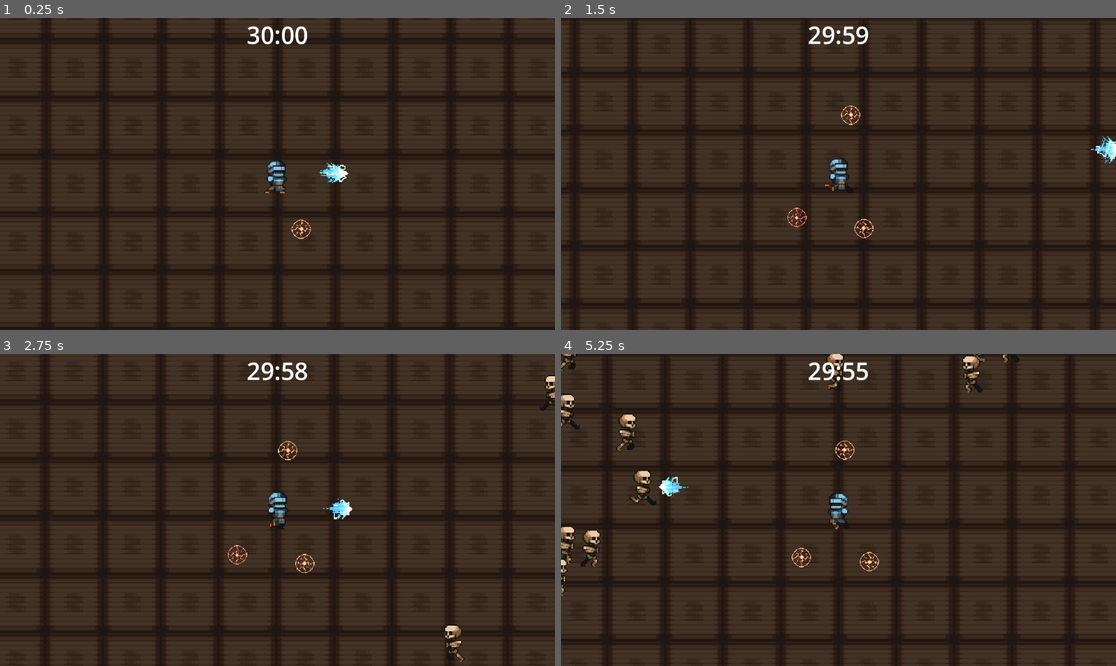
Above: before the commit, frames 1-4 (two rows, left to right).
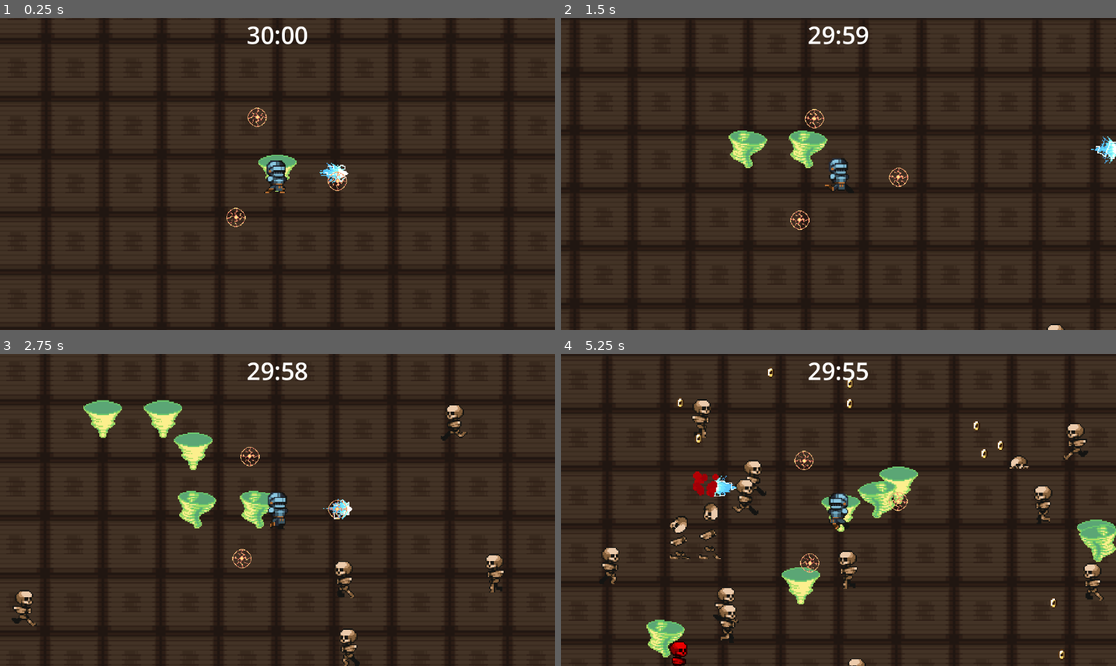
Above: after the commit, the same moments.

Repository: ethanreleford/Smashernization
Game: Godot game, scene res://scenes/world.tscn
Two runs of this game, one before a commit and one after it. Both use one fixed random seed, a clock stepped at 60 frames per second and the inputs below.
Inputs:
- Up to frame 1 (0.25 s): no input
- Up to frame 2 (1.5 s): hold D (Move Right) 0.53-1.28 s; hold S (Move Down) from 1.28 s (still down)
- Up to frame 3 (2.75 s): release S (Move Down) at 2.03 s; hold D (Move Right) from 2.03 s (still down)
- Up to frame 4 (5.25 s): release D (Move Right) at 2.78 s; hold W (Move Up) 2.78-3.53 s; hold A (Move Left) 3.53-5.03 s; hold S (Move Down) from 5.03 s (still down)

The runs differ from the first frame. In frame 1, 0.5% of the frame differs, in the area x 40-63%, y 28-71%; in frame 2, 1.5%; in frame 3, 4.4%; in frame 4, 8.8%, in the area x 0-100%, y 0-100%.

Commit message:
Day 6
Good work added new tornado ability
Made enemy function global specifically the damage and dying system. Also fixed file management. Fixed the aura spawning issue now they spawn all at the same time

Diff:
--- a/TimerUI.tscn
+++ b/UI/TimerUI.tscn
@@ -1,6 +1,6 @@
 [gd_scene load_steps=2 format=3 uid="uid://bwnxtjaqqqkvi"]
 
-[ext_resource type="Script" path="res://timer_ui.gd" id="1_tylqj"]
+[ext_resource type="Script" path="res://UI/timer_ui.gd" id="1_tylqj"]
 
 [node name="canvas" type="CanvasLayer"]
 script = ExtResource("1_tylqj")
--- /dev/null
+++ b/autoload scripts/global.gd
@@ -0,0 +1,43 @@
+extends Node
+
+var coin: PackedScene = preload("res://scenes/items/xp.tscn")
+
+func _ready():
+	pass
+
+func takeDamage(enemy: CharacterBody2D, damage: int):
+	enemy.health -= damage
+	#print(enemy.health)
+	# Check if the enemy is dead
+	if enemy.health <= 0:
+		enemy.get_node("Model").modulate = Color.RED
+		await get_tree().create_timer(0.05).timeout
+		enemy.get_node("Model").modulate = Color.WHITE
+		death(enemy)
+	else:
+		enemy.get_node("Model").modulate = Color.RED
+		await get_tree().create_timer(0.05).timeout
+		enemy.get_node("Model").modulate = Color.WHITE
+
+func death(enemy: CharacterBody2D):
+	enemy.is_dead = true
+	enemy.get_node("Area2D/ProjectileCollision").call_deferred("set_disabled", true)
+	enemy.get_node("PlayerCollision").call_deferred("set_disabled", true)
+	enemy.get_node("Model").play("death")
+	await get_tree().create_timer(0.7).timeout
+
+	if enemy != null:
+		# Store the position before the enemy is freed
+		var enemy_position = enemy.global_position
+		#print(enemy_position)
+		# Drop the coin before freeing the enemy
+		drop_coin(enemy_position)  # Pass the position, not the enemy itself
+		enemy.queue_free()
+	else:
+		print("null")
+
+func drop_coin(position: Vector2):
+	var coin_instance = coin.instantiate()
+	coin_instance.global_position = position  # Use the stored position
+	coin_instance.global_position.y += 15
+	get_tree().root.add_child(coin_instance)
--- /dev/null
+++ b/autoload scripts/global.tscn
@@ -0,0 +1,6 @@
+[gd_scene load_steps=2 format=3 uid="uid://72c2mxpiinye"]
+
+[ext_resource type="Script" path="res://autoload scripts/global.gd" id="1_c52oe"]
+
+[node name="global" type="Node2D"]
+script = ExtResource("1_c52oe")
--- a/fire_aura_instance.tscn
+++ /dev/null
@@ -1,11 +0,0 @@
-[gd_scene load_steps=3 format=3 uid="uid://dip0p1pdgn85s"]
-
-[ext_resource type="Script" path="res://fire_aura_instance.gd" id="1_x2cpg"]
-
-[sub_resource type="RectangleShape2D" id="RectangleShape2D_16n81"]
-
-[node name="FireAuraInstance" type="Node2D"]
-script = ExtResource("1_x2cpg")
-
-[node name="CollisionShape2D" type="CollisionShape2D" parent="."]
-shape = SubResource("RectangleShape2D_16n81")
--- a/knight.gd
+++ /dev/null
@@ -1,14 +0,0 @@
-extends Node2D
-
-
-var speed = 100
-var health = 100
-
-
-func _ready():
-	pass
-
-
-# Called every frame. 'delta' is the elapsed time since the previous frame.
-func _process(delta):
-	pass
--- a/knight.tscn
+++ b/knight.tscn
@@ -1,7 +1,23 @@
-[gd_scene load_steps=10 format=3 uid="uid://ccwbjqmbj6hac"]
+[gd_scene load_steps=10 format=3 uid="uid://uouwsam4wq5h"]
 
-[ext_resource type="Script" path="res://knight.gd" id="1_w26wc"]
 [ext_resource type="Texture2D" uid="uid://3oos708m1i67" path="res://assets/Pixel Crawler - FREE - 1.8/Heroes/Knight/Run/Run-Sheet.png" id="2_yfrkk"]
+
+[sub_resource type="GDScript" id="GDScript_wmv4y"]
+script/source = "xtends Node2D
+
+
+var speed = 100
+var health = 100
+
+
+func _ready():
+	pass
+
+
+# Called every frame. 'delta' is the elapsed time since the previous frame.
+func _process(delta):
+	pass
+"
 
 [sub_resource type="AtlasTexture" id="AtlasTexture_7f4ed"]
 atlas = ExtResource("2_yfrkk")
@@ -54,7 +70,7 @@
 }]
 
 [node name="Knight" type="CharacterBody2D"]
-script = ExtResource("1_w26wc")
+script = SubResource("GDScript_wmv4y")
 
 [node name="AnimatedSprite2D" type="AnimatedSprite2D" parent="."]
 sprite_frames = SubResource("SpriteFrames_yoea1")
--- a/project.godot
+++ b/project.godot
@@ -14,6 +14,10 @@
 run/main_scene="res://scenes/world.tscn"
 config/features=PackedStringArray("4.3", "Forward Plus")
 config/icon="res://icon.svg"
+
+[autoload]
+
+Global="*res://autoload scripts/global.gd"
 
 [input]
 
--- a/scenes/Enemies/skeleton_enemy.gd
+++ b/scenes/Enemies/skeleton_enemy.gd
@@ -1,23 +1,22 @@
 extends CharacterBody2D
-
 
 var coin: PackedScene = preload("res://scenes/items/xp.tscn")
 
-var speed : int = 10
+var speed : int = 50
 var health : int = 150
 var is_dead: bool = false
-
+@onready var model = $Model
 
 @onready var player = get_parent().get_parent().get_node("Player")
 
 
 func _ready():
-	$AnimatedSprite2D.play("run")
+
+	model.play("run")
 
 func _physics_process(delta):
 	if is_dead == false:
 		follow_Player(delta)
-
 
 
 func follow_Player(delta):
@@ -25,34 +24,6 @@
 	position +=  playerPosition * delta * speed
 	move_and_collide(Vector2.ZERO + (velocity*speed))
 	if playerPosition.x < 0 :
-		$AnimatedSprite2D.flip_h = true
+		model.flip_h = true
 	else:
-		$AnimatedSprite2D.flip_h = false
-
-func takeDamage(damage: int):
-	health -= damage
-	if health <= 0:
-		$AnimatedSprite2D.modulate = Color.RED
-		await get_tree().create_timer(0.05).timeout
-		$AnimatedSprite2D.modulate = Color.WHITE
-		death()
-	else:
-		$AnimatedSprite2D.modulate = Color.RED
-		await get_tree().create_timer(0.05).timeout
-		$AnimatedSprite2D.modulate = Color.WHITE
-
-
-func death():
-	is_dead = true
-	$Area2D/ProjectileCollision.call_deferred("set_disabled", true)
-	$PlayerCollision.call_deferred("set_disabled", true)
-	$AnimatedSprite2D.play("death")
-	await get_tree().create_timer(0.7).timeout
-	dropCoin()
-	queue_free()
-
-func dropCoin():
-	var coin_instance = coin.instantiate()
-	coin_instance.global_position = global_position
-	coin_instance.global_position.y += 15
-	get_tree().root.add_child(coin_instance)
+		model.flip_h = false
--- a/scenes/Enemies/skeleton_enemy.tscn
+++ b/scenes/Enemies/skeleton_enemy.tscn
@@ -125,7 +125,7 @@
 [node name="SkeletonEnemy" type="CharacterBody2D" groups=["Enemy"]]
 script = ExtResource("1_jady7")
 
-[node name="AnimatedSprite2D" type="AnimatedSprite2D" parent="."]
+[node name="Model" type="AnimatedSprite2D" parent="."]
 texture_filter = 1
 sprite_frames = SubResource("SpriteFrames_prq7c")
 animation = &"death"
--- a/scenes/Enemies/spawn_enemies.tscn
+++ b/scenes/Enemies/spawn_enemies.tscn
@@ -1,6 +1,6 @@
 [gd_scene load_steps=2 format=3 uid="uid://o2bk25d4bwbp"]
 
-[ext_resource type="Script" path="res://spawn_enemies.gd" id="1_jtrbp"]
+[ext_resource type="Script" path="res://scripts/spawn_enemies.gd" id="1_jtrbp"]
 
 [node name="SpawnEnemies" type="Node2D"]
 script = ExtResource("1_jtrbp")
--- /dev/null
+++ b/scenes/abilites/fire_aura_instance.tscn
@@ -0,0 +1,6 @@
+[gd_scene load_steps=2 format=3 uid="uid://dip0p1pdgn85s"]
+
+[ext_resource type="Script" path="res://scripts/abilites/fire_aura_instance.gd" id="1_x2cpg"]
+
+[node name="FireAuraInstance" type="Node2D"]
+script = ExtResource("1_x2cpg")
--- a/fire_aura_node.tscn
+++ b/scenes/abilites/fire_aura_node.tscn
@@ -1,6 +1,6 @@
 [gd_scene load_steps=9 format=3 uid="uid://r8mtowl1uduk"]
 
-[ext_resource type="Script" path="res://fire_aura_node.gd" id="1_cjekb"]
+[ext_resource type="Script" path="res://scripts/abilites/fire_aura_node.gd" id="1_cjekb"]
 [ext_resource type="Texture2D" uid="uid://cabr83d0bhfu2" path="res://assets/Fire Assets/Free  Effect Bullet Impact Explosion 32x32 V1/Red Effect Bullet Impact Explosion 32x32.png" id="2_fm8w5"]
 
 [sub_resource type="AtlasTexture" id="AtlasTexture_h1w6r"]
--- a/scenes/abilites/knife_throw_node.tscn
+++ b/scenes/abilites/knife_throw_node.tscn
@@ -259,11 +259,6 @@
 sprite_frames = SubResource("SpriteFrames_dmiyw")
 frame_progress = 0.190184
 
-[node name="Sprite2D" type="Sprite2D" parent="."]
-visible = false
-texture_filter = 1
-region_enabled = true
-
 [node name="AnimatedSprite2D2" type="AnimatedSprite2D" parent="."]
 visible = false
 texture_filter = 1
--- /dev/null
+++ b/scenes/abilites/tornado_instance.tscn
@@ -0,0 +1,6 @@
+[gd_scene load_steps=2 format=3 uid="uid://cf636ao4e8ia8"]
+
+[ext_resource type="Script" path="res://scripts/abilites/tornado_instance.gd" id="1_f0gdy"]
+
+[node name="TornadoInstance" type="Node2D"]
+script = ExtResource("1_f0gdy")
--- /dev/null
+++ b/scenes/abilites/tornado_node.tscn
@@ -0,0 +1,65 @@
+[gd_scene load_steps=9 format=3 uid="uid://dgs41oj0dhr0p"]
+
+[ext_resource type="Script" path="res://scripts/abilites/tornado_node.gd" id="1_bsxk0"]
+[ext_resource type="Texture2D" uid="uid://na8ap4e1astm" path="res://assets/Fire Assets/Free  Effect Bullet Impact Explosion 32x32 V1/Green Effect Bullet Impact Explosion 32x32.png" id="2_iuom3"]
+
+[sub_resource type="AtlasTexture" id="AtlasTexture_xfuwt"]
+atlas = ExtResource("2_iuom3")
+region = Rect2(192, 0, 32, 32)
+
+[sub_resource type="AtlasTexture" id="AtlasTexture_gre6u"]
+atlas = ExtResource("2_iuom3")
+region = Rect2(224, 0, 32, 32)
+
+[sub_resource type="AtlasTexture" id="AtlasTexture_1c54v"]
+atlas = ExtResource("2_iuom3")
+region = Rect2(256, 0, 32, 32)
+
+[sub_resource type="AtlasTexture" id="AtlasTexture_v7oh4"]
+atlas = ExtResource("2_iuom3")
+region = Rect2(288, 0, 32, 32)
+
+[sub_resource type="SpriteFrames" id="SpriteFrames_d1wbi"]
+animations = [{
+"frames": [{
+"duration": 1.0,
+"texture": SubResource("AtlasTexture_xfuwt")
+}, {
+"duration": 1.0,
+"texture": SubResource("AtlasTexture_gre6u")
+}, {
+"duration": 1.0,
+"texture": SubResource("AtlasTexture_1c54v")
+}, {
+"duration": 1.0,
+"texture": SubResource("AtlasTexture_v7oh4")
+}],
+"loop": true,
+"name": &"default",
+"speed": 15.0
+}]
+
+[sub_resource type="CircleShape2D" id="CircleShape2D_mlfvm"]
+radius = 65.0
+
+[node name="TornadoNode" type="RigidBody2D"]
+script = ExtResource("1_bsxk0")
+
+[node name="AnimatedSprite2D" type="AnimatedSprite2D" parent="."]
+texture_filter = 1
+sprite_frames = SubResource("SpriteFrames_d1wbi")
+frame_progress = 0.149809
+
+[node name="Area2D" type="Area2D" parent="."]
+
+[node name="CollisionPolygon2D" type="CollisionPolygon2D" parent="Area2D"]
+scale = Vector2(-1.5669, 1.61551)
+polygon = PackedVector2Array(5.74381, -8.04699, -5.74381, -8.04699, -7.65842, -6.18999, -7.02022, -3.71399, 0, 6.80899, 7.02022, -3.71399, 7.65842, -6.18999)
+
+[node name="SearchArea2D" type="Area2D" parent="."]
+
+[node name="searchCollision" type="CollisionShape2D" parent="SearchArea2D"]
+shape = SubResource("CircleShape2D_mlfvm")
+
+[connection signal="area_entered" from="Area2D" to="." method="_on_area_2d_area_entered"]
+[connection signal="area_entered" from="SearchArea2D" to="." method="_on_search_area_2d_area_entered"]
--- a/scenes/player.tscn
+++ b/scenes/player.tscn
@@ -6,7 +6,8 @@
 [ext_resource type="Texture2D" uid="uid://bgrrn4dvplbod" path="res://assets/Pixel Crawler - FREE - 1.8/Heroes/Knight/Idle/Idle-Sheet.png" id="2_u0b20"]
 [ext_resource type="Texture2D" uid="uid://32pkb7n7cswr" path="res://assets/Pixel Crawler - FREE - 1.8/Heroes/Knight/Death/Death-Sheet.png" id="2_upwot"]
 [ext_resource type="PackedScene" uid="uid://ck0u6oa0nlmy1" path="res://scenes/abilites/knife_throw_instance.tscn" id="5_jxyjw"]
-[ext_resource type="PackedScene" uid="uid://dip0p1pdgn85s" path="res://fire_aura_instance.tscn" id="7_e3v36"]
+[ext_resource type="PackedScene" uid="uid://dip0p1pdgn85s" path="res://scenes/abilites/fire_aura_instance.tscn" id="7_e3v36"]
+[ext_resource type="PackedScene" uid="uid://cf636ao4e8ia8" path="res://scenes/abilites/tornado_instance.tscn" id="8_tbe0x"]
 
 [sub_resource type="CircleShape2D" id="CircleShape2D_as6e5"]
 
@@ -203,6 +204,9 @@
 
 [node name="KnifeThrowInstance" parent="." instance=ExtResource("5_jxyjw")]
 
+[node name="TornadoInstance" parent="." instance=ExtResource("8_tbe0x")]
+
 [connection signal="face" from="." to="FireAuraInstance" method="_on_player_face"]
 [connection signal="face" from="." to="KnifeThrowInstance" method="_on_player_face"]
+[connection signal="face" from="." to="TornadoInstance" method="_on_player_face"]
 [connection signal="body_entered" from="XP_Range" to="XP_Range" method="_on_body_entered"]
--- a/scenes/world.tscn
+++ b/scenes/world.tscn
@@ -6,7 +6,7 @@
 [ext_resource type="Texture2D" uid="uid://dbt0ee2tvvooo" path="res://assets/Pixel Crawler - FREE - 1.8/Environment/Green Woods/Assets/Tiles.png" id="4_wsvtk"]
 [ext_resource type="Texture2D" uid="uid://b3hdu8pq2sqhe" path="res://assets/Pixel Crawler - FREE - 1.8/Environment/Green Woods/Assets/Trees.png" id="5_jvhvv"]
 [ext_resource type="PackedScene" uid="uid://ey8jlvdhbjl7" path="res://scenes/player.tscn" id="6_gojx8"]
-[ext_resource type="PackedScene" uid="uid://bwnxtjaqqqkvi" path="res://TimerUI.tscn" id="8_a7oka"]
+[ext_resource type="PackedScene" uid="uid://bwnxtjaqqqkvi" path="res://UI/TimerUI.tscn" id="8_a7oka"]
 [ext_resource type="PackedScene" uid="uid://o2bk25d4bwbp" path="res://scenes/Enemies/spawn_enemies.tscn" id="8_f6c4c"]
 
 [sub_resource type="TileSetAtlasSource" id="TileSetAtlasSource_phtt7"]
--- a/fire_aura_instance.gd
+++ b/scripts/abilites/fire_aura_instance.gd
@@ -1,6 +1,6 @@
 extends Node2D
 
-var aura :  PackedScene = preload("res://fire_aura_node.tscn")
+var aura :  PackedScene = preload("res://scenes/abilites/fire_aura_node.tscn")
 var playerInfo : CharacterBody2D
 var canSpawn : bool = true
 
@@ -11,28 +11,34 @@
 func _process(delta: float) -> void:
 	spawnAura()
 
+
+#playerInfo.global_position
 func spawnAura():
 	if canSpawn:
 		print("spawned")
 		canSpawn = false
 		var aura_instance = aura.instantiate()
-		aura_instance.global_position = playerInfo.global_position
+		aura_instance.global_position = global_position
+		aura_instance.angle = 0
 		add_child(aura_instance)
 		aura_instance.despawn()
-		await get_tree().create_timer(0.5).timeout
+
 		var aura_instance1 = aura.instantiate()
-		aura_instance1.global_position = playerInfo.global_position
+		aura_instance1.global_position = global_position
+		aura_instance1.angle = 90.0
 		add_child(aura_instance1)
 		aura_instance1.despawn()
-		await get_tree().create_timer(0.5).timeout
+
 		var aura_instance2 = aura.instantiate()
-		aura_instance2.global_position = playerInfo.global_position
+		aura_instance2.global_position = global_position
+		aura_instance2.angle = 180.0
 		add_child(aura_instance2)
 		aura_instance2.despawn()
+
 		await get_tree().create_timer(10).timeout
 		canSpawn = true
 		#aura_instance.despawn()
 
 func _on_player_face(pos: Vector2, player: CharacterBody2D) -> void:
-	print(player.global_position)
+	#print(player.global_position)
 	playerInfo = player
--- a/fire_aura_node.gd
+++ b/scripts/abilites/fire_aura_node.gd
@@ -2,9 +2,9 @@
 
 var angle : float = 0.0
 var radius : float = 50.0  # Adjust this to set the radius of the circular path
-var speed : float = 5.0  # Speed of rotation in radians per second
-var damage : int = 50
-
+var speed : float = 10.0 # Speed of rotation in radians per second
+var damage : int = 20
+@onready var global_vars = get_node("/root/Global")
 
 func _ready():
 	$AnimatedSprite2D.play("default")
@@ -19,7 +19,7 @@
 
 func _on_area_2d_area_entered(area):
 	if area.is_in_group("Enemy"):
-		area.get_parent().takeDamage(damage)
+		await global_vars.takeDamage(area.get_parent(), damage)
 
 func despawn():
 	await get_tree().create_timer(9.5).timeout
--- a/scripts/abilites/knife_throw_instance.gd
+++ b/scripts/abilites/knife_throw_instance.gd
@@ -53,7 +53,7 @@
 			projectile_instance4.direction = direction
 		#print("4")
 		await get_tree().create_timer(cooldown).timeout
-		decreaseCooldown()
+		#decreaseCooldown()
 		canShoot = true
 
 func fixKnifeTrajectory(givenDirection: Vector2) -> Vector2:
--- a/scripts/abilites/knife_throw_node.gd
+++ b/scripts/abilites/knife_throw_node.gd
@@ -2,8 +2,11 @@
 
 var speed: float = 200.0
 var direction: Vector2 = Vector2.ZERO
-var damage: int = 50
+var damage: int = 25
 var penetration: int = 3
+
+
+@onready var global_vars = get_node("/root/Global")
 
 func _ready():
 	$AnimatedSprite2D.play("default")
@@ -16,10 +19,11 @@
 
 func _on_area_2d_area_entered(area):
 	if area.is_in_group("Enemy"):
+		#print("knife")
 		#print(area)
-		area.get_parent().takeDamage(damage)
+		await global_vars.takeDamage(area.get_parent(), damage)
+		#area.get_parent().takeDamage(damage)
 		penetrated()
-	else:
 		await get_tree().create_timer(10).timeout
 		#print(area)
 		queue_free()
@@ -27,7 +31,6 @@
 
 func penetrated():
 	if penetration <= 0:
-		$Sprite2D.visible = false
 		$AnimatedSprite2D2.visible = true
 		$Area2D/CollisionPolygon2D.call_deferred("set_disabled", true)
 		$AnimatedSprite2D2.play("blood")
--- /dev/null
+++ b/scripts/abilites/tornado_instance.gd
@@ -0,0 +1,24 @@
+extends Node2D
+
+var tornado : PackedScene = preload("res://scenes/abilites/tornado_node.tscn")
+var canSpawn = true
+var direction: Vector2 = Vector2(-1,-1)
+
+# Called when the node enters the scene tree for the first time.
+func _ready():
+	pass # Replace with function body.
+
+
+# Called every frame. 'delta' is the elapsed time since the previous frame.
+func _process(delta):
+	spawnTornado()
+
+
+func spawnTornado():
+	if canSpawn:
+		canSpawn = false
+		var tornado_instance = tornado.instantiate()
+		tornado_instance.global_position = global_position
+		get_tree().root.add_child(tornado_instance)
+		await get_tree().create_timer(0.5).timeout
+		canSpawn = true
--- /dev/null
+++ b/scripts/abilites/tornado_node.gd
@@ -0,0 +1,27 @@
+extends RigidBody2D
+
+var speed: float = 200.0
+var direction: Vector2 = Vector2.ZERO
+var damage: int = 100
+
+@onready var global_vars = get_node("/root/Global")
+
+
+# Called when the node enters the scene tree for the first time.
+func _ready():
+	$AnimatedSprite2D.play("default")
+
+
+# Called every frame. 'delta' is the elapsed time since the previous frame.
+func _process(delta):
+	position += direction * speed * delta
+
+
+func _on_area_2d_area_entered(area):
+	if area.is_in_group("Enemy"):
+		await global_vars.takeDamage(area.get_parent(), damage)
+
+
+func _on_search_area_2d_area_entered(area):
+	if area.is_in_group("Enemy"):
+		direction = (area.global_position - global_position).normalized()
--- a/scripts/player.gd
+++ b/scripts/player.gd
@@ -1,7 +1,7 @@
 extends CharacterBody2D
 
 var speed : int = 100
-var health : int
+var health : int = 1000
 var level: int = 1
 var xpStart : float = 0.0
 var xpThreshold : float = 10.0
@@ -11,6 +11,7 @@
 var pos: Vector2 = Vector2.RIGHT
 
 signal face(pos: Vector2, player: CharacterBody2D)
+
 
 # Called when the node enters the scene tree for the first time.
 func _ready():
Renamed: timer_ui.gd -> UI/timer_ui.gd
Not shown: 1 places in scenes/player.tscn that only renumber resources
Renamed: spawn_enemies.gd -> scripts/spawn_enemies.gd
